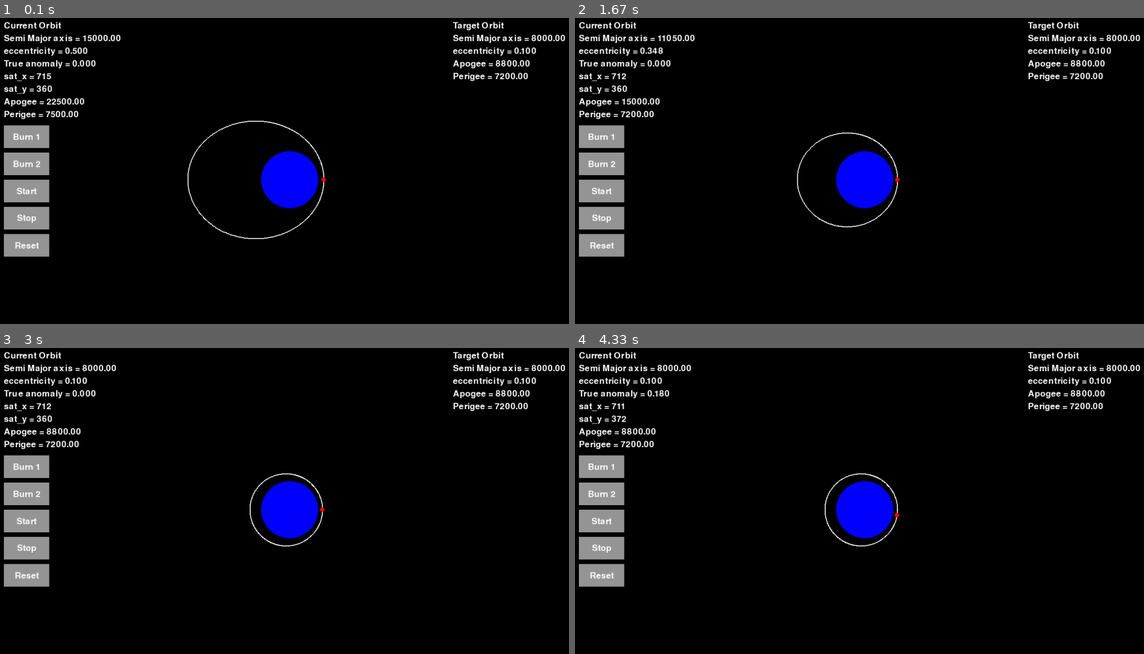
Above: before the commit, frames 1-4 (two rows, left to right).
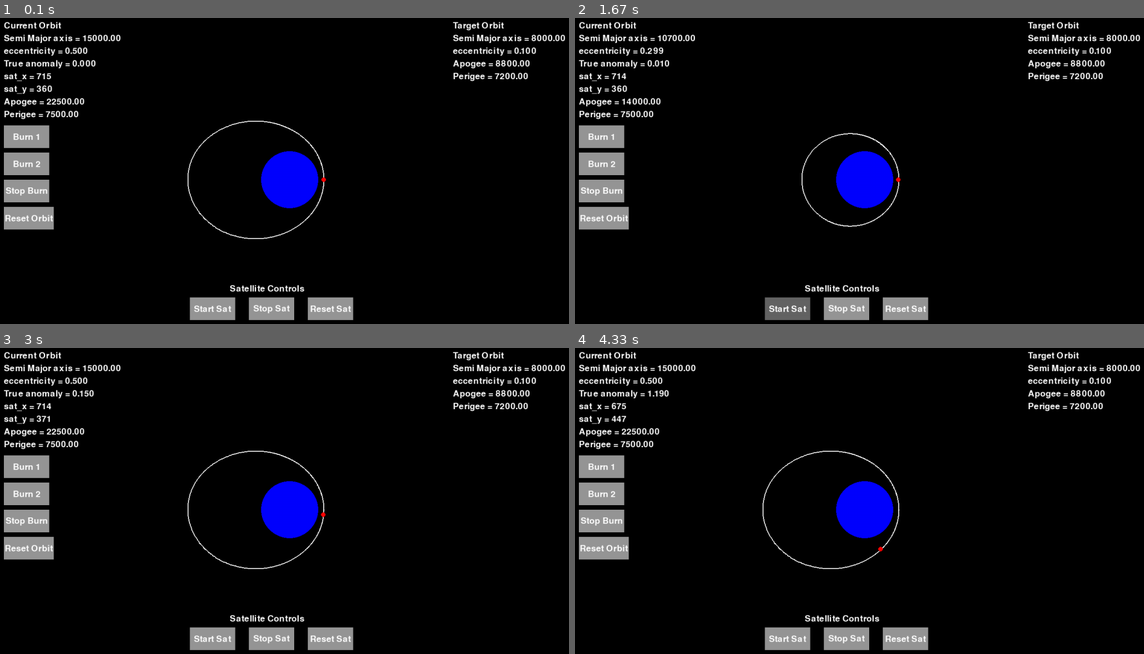
Above: after the commit, the same moments.

Repository: Vinayak2005917/Hohmann-Transfer-visualizer-using-pygame
Game: pygame game, started from main.py
Same seed, same stepped clock (60 frames per second), same inputs: the game is played once before the commit and once after it.
Inputs (mouse positions are in pixels of both pictures, inside the frame that each line leads up to):
- Up to frame 1 (0.1 s): no input
- Up to frame 2 (1.67 s): click "Burn 1" at 0.38 s; click "Burn 2" at 0.72 s; press the mouse at (848, 308) at 1.03 s; move the mouse to (808, 189) at 1.13 s; release the mouse at (768, 73) at 1.27 s; click (785, 308) at 1.38 s, where only the run after the commit has a clickable "Start Sat"
- Up to frame 3 (3 s): press the mouse at (28, 494) at 1.7 s; move the mouse to (153, 522) at 1.8 s; release the mouse at (284, 553) at 1.93 s; press the mouse at (273, 638) at 2.03 s; move the mouse to (301, 635) at 2.13 s; release the mouse at (330, 632) at 2.27 s; press the mouse at (28, 467) at 2.37 s; move the mouse to (119, 461) at 2.47 s; release the mouse at (216, 458) at 2.6 s; press the mouse at (28, 546) at 2.7 s; move the mouse to (187, 504) at 2.8 s; release the mouse at (347, 461) at 2.93 s
- Up to frame 4 (4.33 s): press the mouse at (603, 467) at 3.03 s; move the mouse to (643, 488) at 3.13 s; release the mouse at (694, 513) at 3.27 s; click (785, 638) at 3.38 s, where only the run after the commit has a clickable "Start Sat"; click (603, 519) at 3.72 s, where only the run after the commit has a clickable "Stop Burn"; press the mouse at (603, 467) at 4.03 s; move the mouse to (762, 485) at 4.13 s; release the mouse at (922, 504) at 4.27 s

The runs differ from the first frame. In frame 1, 2.9% of the frame differs, in the area x 0-63%, y 55-99%; in frame 2, 3.6%; in frame 3, 3.9%; in frame 4, 3.9%, in the area x 0-63%, y 5-99%.

Commit message:
imporved button layout

Diff:
--- a/main.py
+++ b/main.py
@@ -21,17 +21,25 @@
 Burn2_button_rect = pygame.Rect(10, 300, 100, 50)
 Burn2_button_text = font.render('Burn 2', True, (255, 255, 255))
 
+#Stop Burn button
+stop_burn_button_rect = pygame.Rect(10, 360, 100, 50)
+stop_burn_button_text = font.render('Stop Burn', True, (255, 255, 255))
+
+#Reset Orbit button
+reset_orbit_button_rect = pygame.Rect(10, 420, 110, 50)
+reset_orbit_button_text = font.render('Reset Orbit', True, (255, 255, 255))
+
 #start button
-start_button_rect = pygame.Rect(10, 360, 100, 50)
-start_button_text = font.render('Start', True, (255, 255, 255))
+start_sat_button_rect = pygame.Rect(420, 620, 100, 50)
+start_sat_button_text = font.render('Start Sat', True, (255, 255, 255))
 
 #stop button
-stop_button_rect = pygame.Rect(10, 420, 100, 50)
-stop_button_text = font.render('Stop', True, (255, 255, 255))
+stop_sat_button_rect = pygame.Rect(550, 620, 100, 50)
+stop_sat_button_text = font.render('Stop Sat', True, (255, 255, 255))
 
 #reset button
-reset_button_rect = pygame.Rect(10, 480, 100, 50)
-reset_button_text = font.render('Reset', True, (255, 255, 255))
+reset_sat_button_rect = pygame.Rect(680, 620, 100, 50)
+reset_sat_button_text = font.render('Reset Sat', True, (255, 255, 255))
 
 
 # Set up the display
@@ -66,6 +74,8 @@
 # Main loop
 running = True
 while running:
+	if theta > 6.28:
+		theta = 0
 	for event in pygame.event.get():
 		if event.type == pygame.QUIT:
 			running = False
@@ -82,66 +92,81 @@
 	sat_x = int((r*np.cos(theta)/100)+zerox)
 	sat_y = int((r*np.sin(theta)/100)+zeroy)
 
+	# Draw 'Satellite' text at the middle bottom
+	satellite_text = font.render('Satellite Controls', True, (255, 255, 255))
+	text_rect = satellite_text.get_rect(center=(WIDTH // 2-50, HEIGHT - 120))
+	window.blit(satellite_text, text_rect)
+
 	#updating the sat position
 	if run_sat:
 		time.sleep(0.01)
 		theta += 0.01
 
 	if Burn1:
-		theta = 0
-
-		# Recalculate current perigee/apogee first
-		current_perigee = Orbit1.semi_major_axis * (1 - Orbit1.eccentricity)
-		current_apogee = Orbit1.semi_major_axis * (1 + Orbit1.eccentricity)
-		Orbit1.apogee = current_apogee
-		Orbit1.perigee = current_perigee
-
-		if Orbit1.apogee > Orbit2.apogee:
-
-			# Decrease apogee gradually
-			increment = 100
-			new_apogee = current_apogee - increment
-
-			Orbit1.semi_major_axis = (current_perigee + new_apogee) / 2
-			Orbit1.eccentricity = (new_apogee - current_perigee) / (new_apogee + current_perigee)
-
-
-			pointslist = []
-			for i in range(0,628):
-				i = i / 100
-				r = (Orbit1.semi_major_axis*(1-(Orbit1.eccentricity**2)))/(1+Orbit1.eccentricity*np.cos(i))
-				x = int((r*np.cos(i)/100)+zerox)
-				y = int((r*np.sin(i)/100)+zeroy)
-				pointslist.append((x,y))
-		else:
-			Burn1 = False
+		if abs(theta - 0) > 0.1:
+			theta += 0.01
+		if abs(theta - 0) < 0.1:
+			theta = 0
+
+			# Recalculate current perigee/apogee first
+			current_perigee = Orbit1.semi_major_axis * (1 - Orbit1.eccentricity)
+			current_apogee = Orbit1.semi_major_axis * (1 + Orbit1.eccentricity)
+			Orbit1.apogee = current_apogee
+			Orbit1.perigee = current_perigee
+
+			if Orbit1.apogee > Orbit2.apogee:
+
+				# Decrease apogee gradually
+				increment = 100
+				new_apogee = current_apogee - increment
+
+				Orbit1.semi_major_axis = (current_perigee + new_apogee) / 2
+				Orbit1.eccentricity = (new_apogee - current_perigee) / (new_apogee + current_perigee)
+
+
+				pointslist = []
+				for i in range(0,628):
+					i = i / 100
+					r = (Orbit1.semi_major_axis*(1-(Orbit1.eccentricity**2)))/(1+Orbit1.eccentricity*np.cos(i))
+					x = int((r*np.cos(i)/100)+zerox)
+					y = int((r*np.sin(i)/100)+zeroy)
+					pointslist.append((x,y))
+			else:
+				Burn1 = False
 	if Burn2:
-		# Recalculate current perigee/apogee first
-		current_perigee = Orbit1.semi_major_axis * (1 - Orbit1.eccentricity)
-		current_apogee = Orbit1.semi_major_axis * (1 + Orbit1.eccentricity)
-		Orbit1.apogee = current_apogee
-		Orbit1.perigee = current_perigee
-
-		if Orbit1.perigee > Orbit2.perigee+10:#tolerance of 10
+		if theta > 3.1415:
+			theta -= 0.01
+		if theta < 3.1415:
+			theta += 0.01
+		if abs(theta - 3.1415) < 0.1:
 			theta = 3.1415
 
-			# Decrease apogee gradually
-			increment = 100
-			new_perigee = current_perigee - increment
-
-			Orbit1.semi_major_axis = (new_perigee + current_apogee) / 2
-			Orbit1.eccentricity = (current_apogee - new_perigee) / (current_apogee + new_perigee)
-
-
-			pointslist = []
-			for i in range(0,628):
-				i = i / 100
-				r = (Orbit1.semi_major_axis*(1-(Orbit1.eccentricity**2)))/(1+Orbit1.eccentricity*np.cos(i))
-				x = int((r*np.cos(i)/100)+zerox)
-				y = int((r*np.sin(i)/100)+zeroy)
-				pointslist.append((x,y))
-		else:
-			Burn2 = False
+			# Recalculate current perigee/apogee first
+			current_perigee = Orbit1.semi_major_axis * (1 - Orbit1.eccentricity)
+			current_apogee = Orbit1.semi_major_axis * (1 + Orbit1.eccentricity)
+			Orbit1.apogee = current_apogee
+			Orbit1.perigee = current_perigee
+
+			if Orbit1.perigee > Orbit2.perigee+10:#tolerance of 10
+				theta = 3.1415
+
+				# Decrease apogee gradually
+				increment = 100
+				new_perigee = current_perigee - increment
+
+				Orbit1.semi_major_axis = (new_perigee + current_apogee) / 2
+				Orbit1.eccentricity = (current_apogee - new_perigee) / (current_apogee + new_perigee)
+
+
+				pointslist = []
+				for i in range(0,628):
+					i = i / 100
+					r = (Orbit1.semi_major_axis*(1-(Orbit1.eccentricity**2)))/(1+Orbit1.eccentricity*np.cos(i))
+					x = int((r*np.cos(i)/100)+zerox)
+					y = int((r*np.sin(i)/100)+zeroy)
+					pointslist.append((x,y))
+			else:
+				Burn2 = False
 
 
 
@@ -186,7 +211,6 @@
 		pygame.draw.rect(window, button_hover_color, Burn1_button_rect)
 		if mouse_pressed[0]:
 			Burn1 = True
-			theta = 0
 	else:
 		pygame.draw.rect(window, button_color, Burn1_button_rect)
 	text_rect = Burn1_button_text.get_rect(center=Burn1_button_rect.center)
@@ -198,41 +222,59 @@
 		pygame.draw.rect(window, button_hover_color, Burn2_button_rect)
 		if mouse_pressed[0]:
 			Burn2 = True
-			theta = 3.1415
 	else:
 		pygame.draw.rect(window, button_color, Burn2_button_rect)
 	text_rect = Burn2_button_text.get_rect(center=Burn2_button_rect.center)
 	window.blit(Burn2_button_text, text_rect)
 
 	# Start button
-	if start_button_rect.collidepoint(mouse_pos):
-		pygame.draw.rect(window, button_hover_color, start_button_rect)
+	if start_sat_button_rect.collidepoint(mouse_pos):
+		pygame.draw.rect(window, button_hover_color, start_sat_button_rect)
 		if mouse_pressed[0]:
 			run_sat = True
 	else:
-		pygame.draw.rect(window, button_color, start_button_rect)
-	text_rect = start_button_text.get_rect(center=start_button_rect.center)
-	window.blit(start_button_text, text_rect)
-
-	# Stop button
-	if stop_button_rect.collidepoint(mouse_pos):
-		pygame.draw.rect(window, button_hover_color, stop_button_rect)
+		pygame.draw.rect(window, button_color, start_sat_button_rect)
+	text_rect = start_sat_button_text.get_rect(center=start_sat_button_rect.center)
+	window.blit(start_sat_button_text, text_rect)
+
+	# Stop Burn button
+	if stop_burn_button_rect.collidepoint(mouse_pos):
+		pygame.draw.rect(window, button_hover_color, stop_burn_button_rect)
 		if mouse_pressed[0]:
 			run_sat = False
 			Burn1 = False
 			Burn2 = False
 	else:
-		pygame.draw.rect(window, button_color, stop_button_rect)
-	text_rect = stop_button_text.get_rect(center=stop_button_rect.center)
-	window.blit(stop_button_text, text_rect)
-
-	# Reset button
-	if reset_button_rect.collidepoint(mouse_pos):
-		pygame.draw.rect(window, button_hover_color, reset_button_rect)
+		pygame.draw.rect(window, button_color, stop_burn_button_rect)
+	text_rect = stop_burn_button_text.get_rect(center=stop_burn_button_rect.center)
+	window.blit(stop_burn_button_text, text_rect)
+
+
+	# Stop Sat button
+	if stop_sat_button_rect.collidepoint(mouse_pos):
+		pygame.draw.rect(window, button_hover_color, stop_sat_button_rect)
+		if mouse_pressed[0]:
+			run_sat = False
+	else:
+		pygame.draw.rect(window, button_color, stop_sat_button_rect)
+	text_rect = stop_sat_button_text.get_rect(center=stop_sat_button_rect.center)
+	window.blit(stop_sat_button_text, text_rect)
+
+	# Reset Sat button
+	if reset_sat_button_rect.collidepoint(mouse_pos):
+		pygame.draw.rect(window, button_hover_color, reset_sat_button_rect)
 		if mouse_pressed[0]:
 			run_sat = False
 			theta = 0
-
+	else:
+		pygame.draw.rect(window, button_color, reset_sat_button_rect)
+	text_rect = reset_sat_button_text.get_rect(center=reset_sat_button_rect.center)
+	window.blit(reset_sat_button_text, text_rect)
+
+	# Reset Orbit button
+	if reset_orbit_button_rect.collidepoint(mouse_pos):
+		pygame.draw.rect(window, button_hover_color, reset_orbit_button_rect)
+		if mouse_pressed[0]:
 			Burn1 = False
 			Burn2 = False
 			Orbit1 = Orbit(15000,0.5)
@@ -244,9 +286,9 @@
 				y = int((r*np.sin(i)/100)+zeroy)
 				pointslist.append((x,y))
 	else:
-		pygame.draw.rect(window, button_color, reset_button_rect)
-	text_rect = reset_button_text.get_rect(center=reset_button_rect.center)
-	window.blit(reset_button_text, text_rect)
+		pygame.draw.rect(window, button_color, reset_orbit_button_rect)
+	text_rect = reset_orbit_button_text.get_rect(center=reset_orbit_button_rect.center)
+	window.blit(reset_orbit_button_text, text_rect)
 
 	pygame.display.flip()
 
